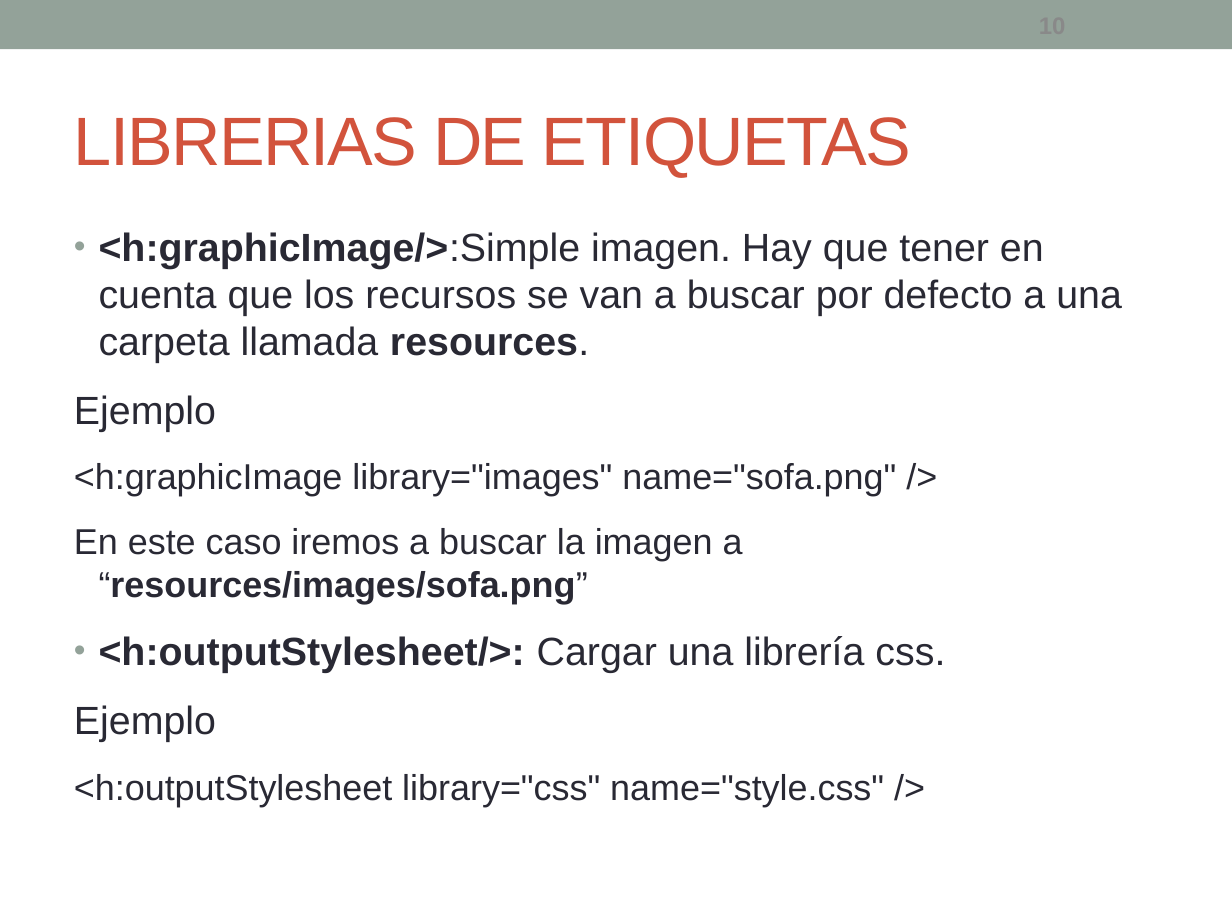
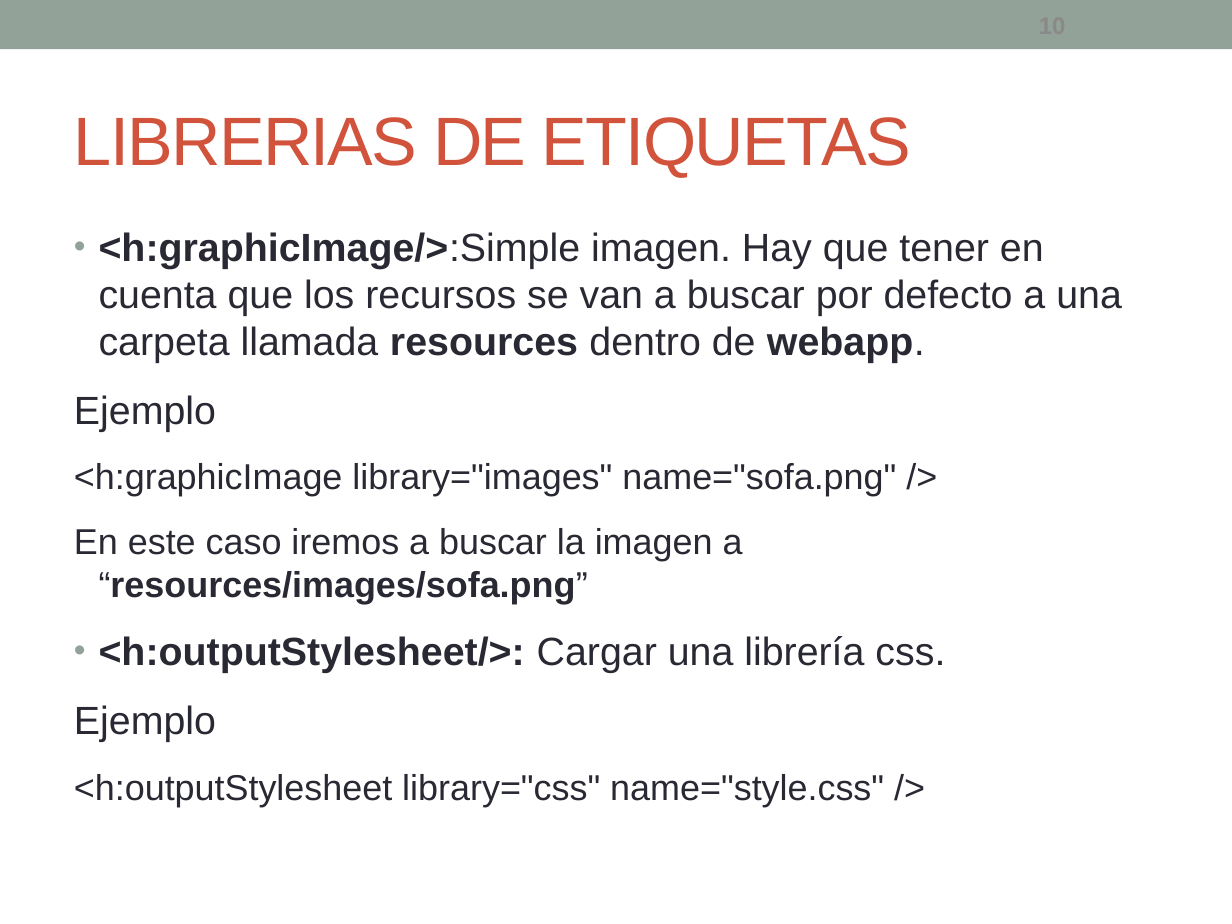
Before and after one commit to fdepablo/WsCursoJavaEE, a slide deck: slide 10 of _18_JSF/powerpoint/JSF - 2 - Vistas.pptx. Drawn at 1232x924 pixels with LibreOffice and Linux fonts; fonts in the diff are those of the drawing. Boxes give left, top, right and bottom in pixels: in the first picture for what was removed or moved away, otherwise in the second. Text is boxed around its words. In the diff, an @@ line names an element or a change of style, - is before the commit and + after.

```diff
--- a/_18_JSF/powerpoint/JSF - 2 - Vistas.pptx
+++ b/_18_JSF/powerpoint/JSF - 2 - Vistas.pptx
@@ text at [99,232,1122,363]: text changed @@
-• <h:graphicImage/>:Simple imagen. Hay que tener en cuenta que los recursos se van a buscar por defecto a una carpeta llamada resources.
+• <h:graphicImage/>:Simple imagen. Hay que tener en cuenta que los recursos se van a buscar por defecto a una carpeta llamada resources dentro de webapp.
```
Also in this commit, not shown: 5 other slides changed, 13 other files.
